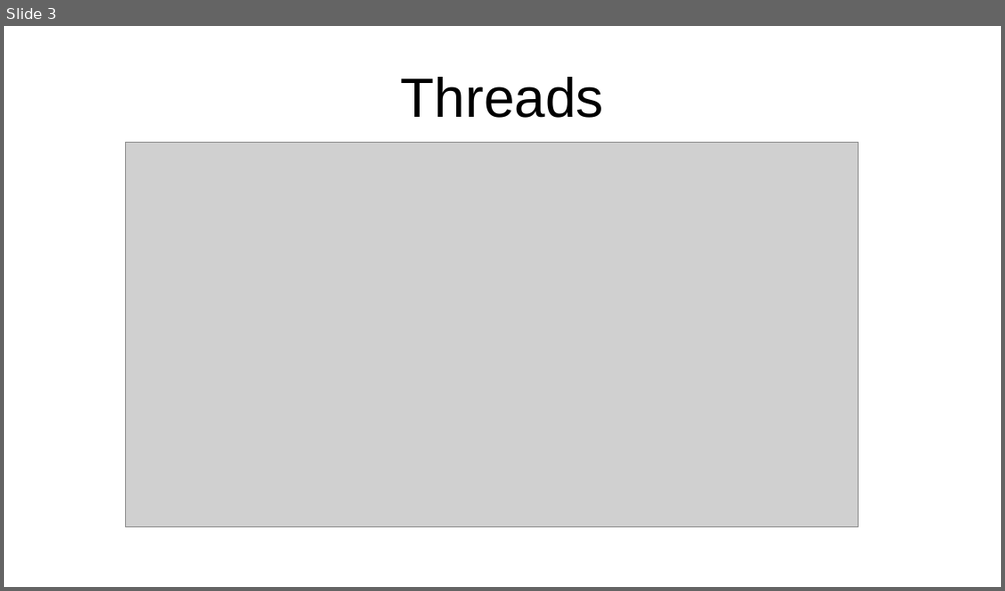
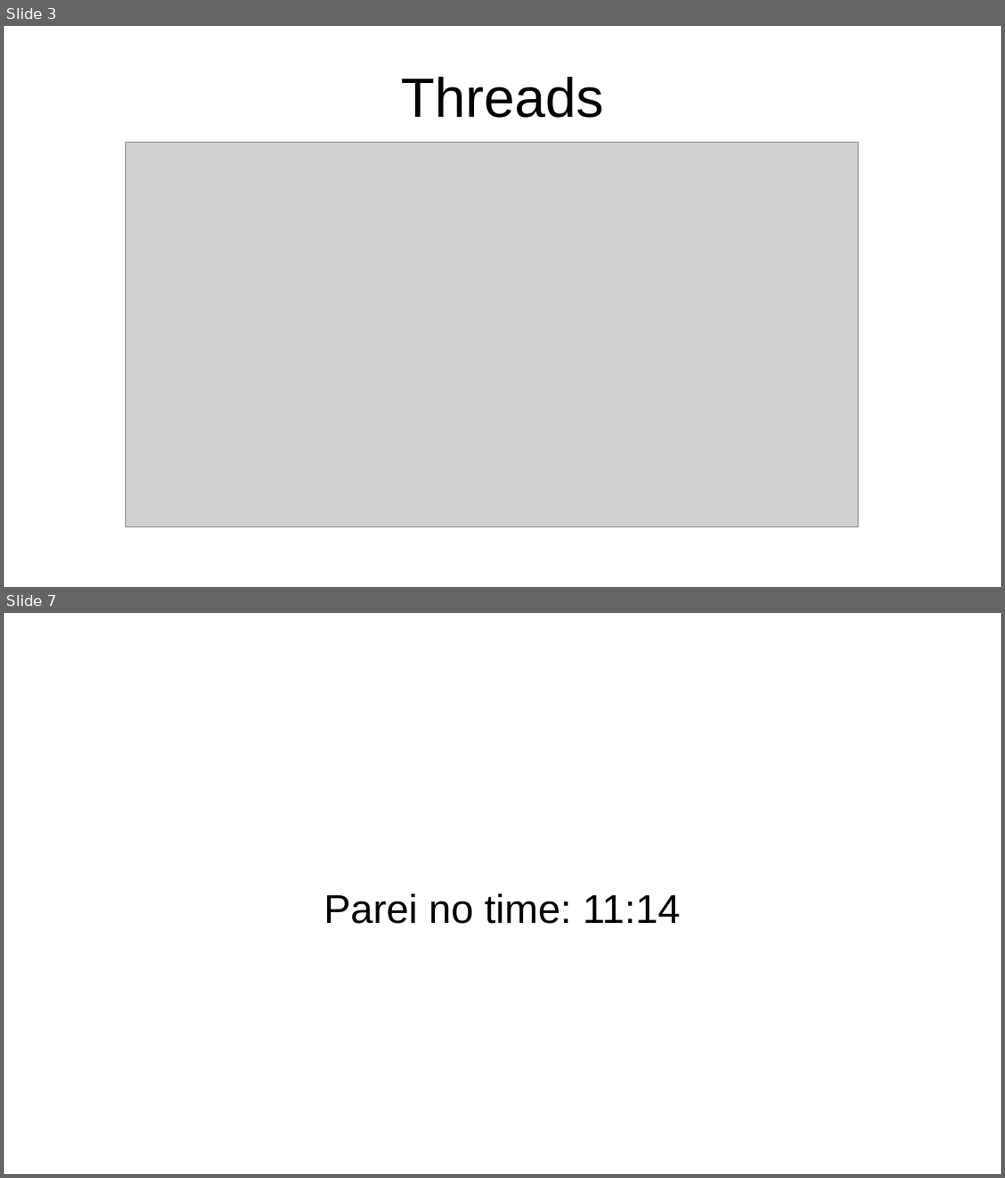
Before and after one commit to tiagogomes187/bootcamp_banco_inter, a slide deck: Processamento Assíncrono e Paralelo/Processamento Assíncrono e Paralelo.odp. Shown one above the other, each under a label of ours: slide 3 before the commit, slides 3 and 7 after it; the slides between them are not shown. The pictures are 1005x591 and 1005x1178 pixels, drawn with LibreOffice and Linux fonts; fonts in the diff are those of the drawing; grey boxes stand for pictures. Boxes give left, top, right and bottom in pixels: in the first picture for what was removed or moved away, otherwise in the second. Text is boxed around its words. In the diff, an @@ line names an element or a change of style, - is before the commit and + after.

Commit message:
Parei no time: 11:14

```diff
--- a/Processamento Assíncrono e Paralelo/Processamento Assíncrono e Paralelo.odp
+++ b/Processamento Assíncrono e Paralelo/Processamento Assíncrono e Paralelo.odp
@@ slide 7 added at (4, 613, 1001, 1174), background #FFFFFF @@
@@ text added at (324, 893, 680, 924), 32 pt, text #000000 @@
+Parei no time: 11:14
```
Also in this commit, not shown: 3 other slides added, 1 slide removed.
